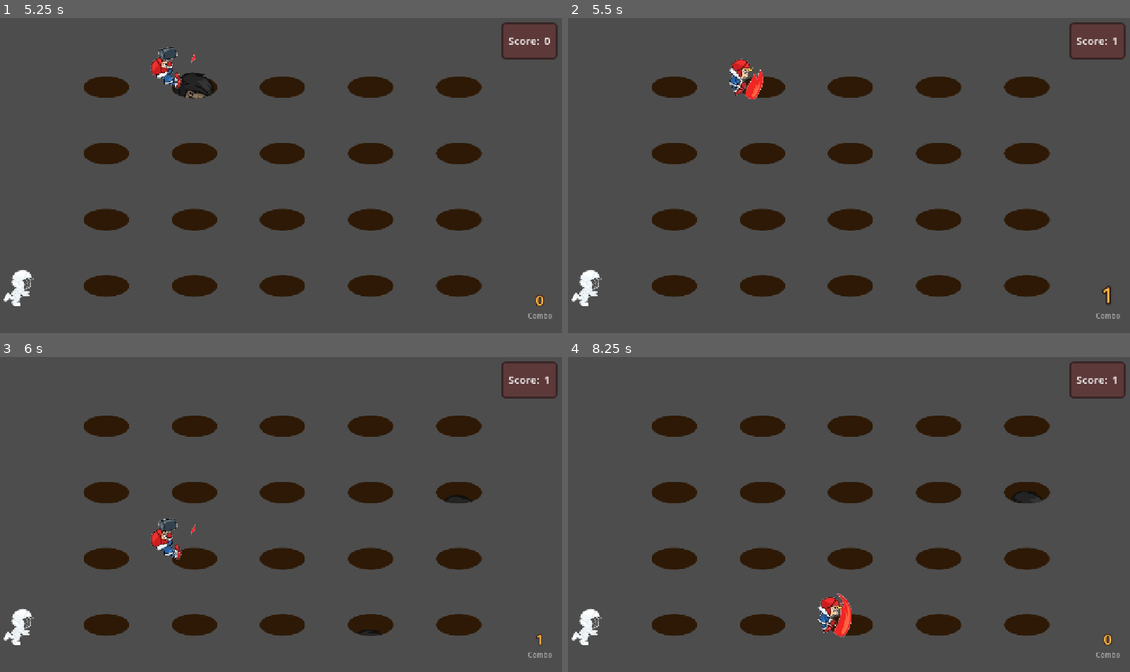
Above: before the commit, frames 1-4 (two rows, left to right).
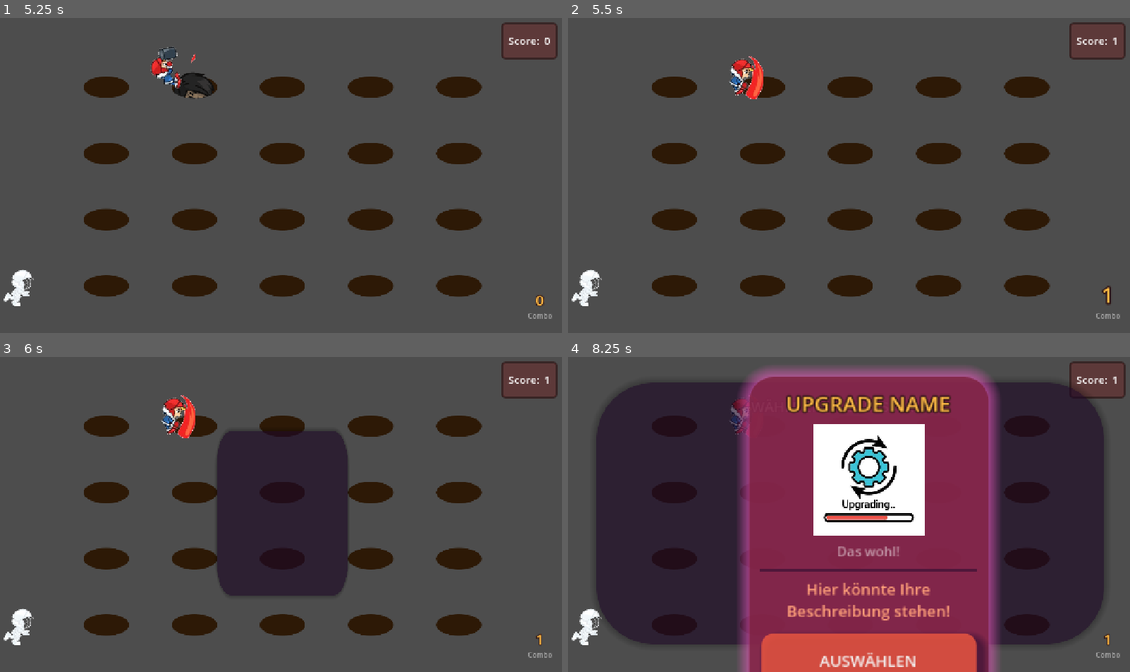
Above: after the commit, the same moments.

Repository: verdelite/whackamole
Game: Godot game, scene res://Scenes/WhackAMole/whack_a_mole_scene.tscn
Two runs of this game, one before a commit and one after it. Both use one fixed random seed, a clock stepped at 60 frames per second and the inputs below. Sound files missing from this copy of the repository are replaced by a short silence.
Inputs (mouse positions are in pixels of both pictures, inside the frame that each line leads up to):
- Up to frame 1 (5.25 s): move the mouse to (106, 77) at 0.52 s; click (106, 77) at 0.67 s; move the mouse to (106, 144) at 1.27 s; click (106, 144) at 1.42 s; move the mouse to (106, 210) at 2.02 s; click (106, 210) at 2.17 s; move the mouse to (106, 276) at 2.77 s; click (106, 276) at 2.92 s; move the mouse to (196, 77) at 3.52 s; click (196, 77) at 3.67 s; move the mouse to (196, 144) at 4.27 s; click (196, 144) at 4.42 s; move the mouse to (196, 77) at 5.02 s; click (196, 77) at 5.17 s
- Up to frame 2 (5.5 s): no input
- Up to frame 3 (6 s): move the mouse to (196, 549) at 5.77 s; click (196, 549) at 5.92 s
- Up to frame 4 (8.25 s): move the mouse to (764, 615) at 6.52 s; click (764, 615) at 6.67 s; click (686, 599) at 7.25 s, where only the run after the commit has a clickable "AUSWÄHLEN"; click (849, 596) at 8 s, where only the run after the commit has a clickable "AUSWÄHLEN"

Frame 1 is identical in both runs. In frame 2, 0.4% of the frame differs, in the area x 28-35%, y 12-27%; in frame 3, 12%; in frame 4, 76%, in the area x 5-97%, y 3-100%.

Commit message:
fixed upgrade_container tween position, upgrade_menu_container open and close, adjusted audiostreamplayers for pause, TODO: implement proper upgrades

Diff:
--- a/Scenes/WhackAMole/Character/character.tscn
+++ b/Scenes/WhackAMole/Character/character.tscn
@@ -114,12 +114,14 @@
 autoplay = "Idle"
 
 [node name="AudioStreamPlayer" type="AudioStreamPlayer" parent="."]
+process_mode = 3
 volume_db = -10.0
 script = ExtResource("3_lxyrs")
 audio_attack = Array[AudioStream]([ExtResource("4_3hxfo"), ExtResource("5_cqt42"), ExtResource("6_0rodp"), ExtResource("7_sxwyk"), ExtResource("8_hk6br"), ExtResource("9_4xnht"), ExtResource("10_flj0l")])
 audio_special = Array[AudioStream]([ExtResource("11_3hxfo")])
 
 [node name="AudioStreamPlayerWeapon" type="AudioStreamPlayer" parent="."]
+process_mode = 3
 volume_db = -10.0
 script = ExtResource("3_lxyrs")
 audio_hit = Array[AudioStream]([ExtResource("12_0rodp")])
--- a/Scenes/WhackAMole/UI/UpgradeContainer/upgrade_container.gd
+++ b/Scenes/WhackAMole/UI/UpgradeContainer/upgrade_container.gd
@@ -18,9 +18,12 @@
 
 @export var sound_hover: AudioStream
 @export var sound_select: AudioStream
+@export var sound_chosen: AudioStream
 
 @onready var audio_player: AudioStreamPlayer = $AudioStreamPlayer
 @onready var animation_player: AnimationPlayer = $AnimationPlayer
+
+var upgrade_disabled = false
 
 var ORIGINAL_POSITION: Vector2
 var TWEEN_OFFSET: Vector2 = Vector2(0.0, 600)
@@ -42,7 +45,7 @@
 
 
 func _on_mouse_entered():
-	if position != ORIGINAL_POSITION:
+	if position != ORIGINAL_POSITION or upgrade_disabled:
 		return
 	_hovered = true
 	var tween = Globals.new_tween()
@@ -52,21 +55,29 @@
 	audio_player.play()
 
 func _on_mouse_exited():
+	if animation_player.current_animation == "select_animation" or upgrade_disabled:
+		return
 	_hovered = false
 	var tween = Globals.new_tween()
 	tween.tween_property(self, "scale", Vector2(1.0, 1.0), SCALE_DURATION)
 	tween.tween_property(tween_stylebox, "shadow_color", SHADOW_COLOR, SCALE_DURATION)
 
 func _on_select_button_pressed():
+	upgrade_disabled = true
 	Globals.unlock_upgrade(upgrade_type)
 	audio_player.stream = sound_select
 	audio_player.play()
 	#close_upgrade_container()
 	select_upgrade_container()
 
-func close_upgrade_container():
-	animation_player.play("close_animation")
-	tween_close_animation()
+func close_upgrade_container(upgrade: Globals.UpgradeType):
+	#print("Caught new_upgrade signal and called close_upgrade_container")
+	upgrade_disabled = true
+	#if(upgrade_type != upgrade):
+	await get_tree().create_timer(0.1).timeout
+	if animation_player.current_animation != "select_animation":
+		animation_player.play("close_animation")
+		tween_close_animation()
 
 func select_upgrade_container():
 	animation_player.play("select_animation")
@@ -85,9 +96,18 @@
 	tween.tween_property(self, "position", ORIGINAL_POSITION, SCALE_DURATION*1.5)
 
 func tween_select_animation():
+	#await get_tree().create_timer(0.5).timeout
+	update_pivot_point()
 	var tween = Globals.new_tween()
-	tween.tween_property(self, "position", get_viewport_rect().size / 2 - pivot_offset, SCALE_DURATION)
+	tween.tween_property(self, "global_position", get_viewport_rect().size / 2 - update_pivot_point(), SCALE_DURATION*1.5)
 	Globals.unlock_upgrade(upgrade_type)
+	await get_tree().create_timer(SCALE_DURATION*2).timeout
+	audio_player.stream = sound_chosen
+	audio_player.play()
+
+func update_pivot_point() -> Vector2:
+	pivot_offset = get_rect().size/2.0
+	return pivot_offset
 
 func initialize_container():
 	await get_tree().create_timer(0.1).timeout
@@ -96,9 +116,8 @@
 	await get_tree().create_timer(0.1).timeout
 	position = ORIGINAL_POSITION + TWEEN_OFFSET / 4
 
-
-
 func _on_animation_player_animation_finished(anim_name):
-	if anim_name == "close_animation" or "select_animation":
-		#queue_free()
-		print(anim_name)
+	print("Animation finished: " + anim_name)
+	if anim_name == "select_animation":
+		#print("Queue free called for: " + anim_name)
+		Globals.close_menu.emit()
--- a/Scenes/WhackAMole/UI/UpgradeContainer/upgrade_container.tscn
+++ b/Scenes/WhackAMole/UI/UpgradeContainer/upgrade_container.tscn
@@ -1,10 +1,11 @@
-[gd_scene load_steps=22 format=3 uid="uid://6vfyrbclgw88"]
+[gd_scene load_steps=23 format=3 uid="uid://6vfyrbclgw88"]
 
 [ext_resource type="StyleBox" uid="uid://cwroadkc0dy2s" path="res://Scenes/WhackAMole/UI/UpgradeContainer/ui_stylebox_upgrade_container.tres" id="1_d16sn"]
 [ext_resource type="Script" uid="uid://sx56dr6ubwfa" path="res://Scenes/WhackAMole/UI/UpgradeContainer/upgrade_container.gd" id="2_6e6x3"]
 [ext_resource type="Texture2D" uid="uid://b1yisbhy1q6tb" path="res://AssetWIPs/update-icon.jpg" id="3_jj4by"]
 [ext_resource type="AudioStream" uid="uid://chgaspbnw88ex" path="res://Assets/Sound/ui_menu_button_scroll_05.wav" id="4_jj4by"]
 [ext_resource type="AudioStream" uid="uid://bfnqsu7sa1evx" path="res://Assets/Sound/ui_menu_button_scroll_03.wav" id="5_ctwbl"]
+[ext_resource type="AudioStream" uid="uid://b3gatk2qc56sj" path="res://Assets/Sound/collect_item_12.wav" id="6_ctwbl"]
 
 [sub_resource type="StyleBoxFlat" id="StyleBoxFlat_ks42o"]
 bg_color = Color(0.941176, 0.34902, 0.254902, 0.529412)
@@ -143,6 +144,7 @@
 
 [sub_resource type="Animation" id="Animation_3gl36"]
 resource_name = "select_animation"
+length = 2.0
 tracks/0/type = "value"
 tracks/0/imported = false
 tracks/0/enabled = true
@@ -150,10 +152,10 @@
 tracks/0/interp = 2
 tracks/0/loop_wrap = true
 tracks/0/keys = {
-"times": PackedFloat32Array(0, 0.5),
-"transitions": PackedFloat32Array(1, 1),
-"update": 0,
-"values": [Vector2(1, 1), Vector2(3, 3)]
+"times": PackedFloat32Array(0.5, 1),
+"transitions": PackedFloat32Array(1, 1),
+"update": 0,
+"values": [Vector2(1, 1), Vector2(1.75, 1.75)]
 }
 tracks/1/type = "value"
 tracks/1/imported = false
@@ -162,7 +164,7 @@
 tracks/1/interp = 2
 tracks/1/loop_wrap = true
 tracks/1/keys = {
-"times": PackedFloat32Array(0.233333, 0.7),
+"times": PackedFloat32Array(0.966667, 1.33333),
 "transitions": PackedFloat32Array(1, 1),
 "update": 0,
 "values": [Color(1, 1, 1, 1), Color(1, 1, 1, 0)]
@@ -188,6 +190,7 @@
 upgrade_image = ExtResource("3_jj4by")
 sound_hover = ExtResource("5_ctwbl")
 sound_select = ExtResource("4_jj4by")
+sound_chosen = ExtResource("6_ctwbl")
 
 [node name="MarginContainer" type="MarginContainer" parent="."]
 layout_mode = 2
--- a/Scenes/WhackAMole/UI/UpgradeMenu/upgrade_screen_menu.gd
+++ b/Scenes/WhackAMole/UI/UpgradeMenu/upgrade_screen_menu.gd
@@ -2,24 +2,45 @@
 
 @onready var animation_player: AnimationPlayer = %UIUpgradeAnimationPlayer
 @onready var control_node: Control = %ListUpgradeContainers
+@onready var audio_player: AudioStreamPlayer = $AudioStreamPlayer
 
 @export var template_upgrade: PackedScene = preload("res://Scenes/WhackAMole/UI/UpgradeContainer/upgrade_container.tscn")
+
+@export var audio_open: AudioStream
+@export var audio_close: AudioStream
+
 var spawned_upgrades: Array[Control] = []
+var NUM_UPGRADES = 3
 
 # Called when the node enters the scene tree for the first time.
 func _ready():
-	for i in 3:
-		var new_upgrade = template_upgrade.instantiate()
-		control_node.add_child(new_upgrade)
-		spawned_upgrades.append(new_upgrade)
+	spawn_upgrades()
 
 	Globals.level_up.connect(show_menu)
+	Globals.close_menu.connect(hide_menu)
 	print("Upgrade screen ready and connected!")
 
 func show_menu(new_level: int):
 	print("Signal caught for level: " +str(new_level))
+	audio_player.stream = audio_open
 	await get_tree().create_timer(0.5).timeout
+	audio_player.play()
 	animation_player.play("open_upgrade_screen")
+
+func hide_menu():
+	audio_player.stream = audio_close
+	audio_player.play()
+	for upgrade in spawned_upgrades:
+		upgrade.queue_free()
+	animation_player.play("close_upgrade_screen")
+	spawn_upgrades()
+
+func spawn_upgrades():
+	spawned_upgrades = []
+	for i in NUM_UPGRADES:
+		var new_upgrade = template_upgrade.instantiate()
+		control_node.add_child(new_upgrade)
+		spawned_upgrades.append(new_upgrade)
 
 func show_upgrades():
 	for upgrade in spawned_upgrades:
--- a/Scenes/WhackAMole/UI/UpgradeMenu/upgrade_screen_menu.tscn
+++ b/Scenes/WhackAMole/UI/UpgradeMenu/upgrade_screen_menu.tscn
@@ -1,6 +1,8 @@
-[gd_scene load_steps=8 format=3 uid="uid://dtvto1yg8h74j"]
+[gd_scene load_steps=11 format=3 uid="uid://dtvto1yg8h74j"]
 
 [ext_resource type="Script" uid="uid://dvn63ofclqe8q" path="res://Scenes/WhackAMole/UI/UpgradeMenu/upgrade_screen_menu.gd" id="1_qjlpm"]
+[ext_resource type="AudioStream" uid="uid://bpqbkxewrmgl2" path="res://Assets/Sound/collect_item_09.wav" id="2_vtbmt"]
+[ext_resource type="AudioStream" uid="uid://o6ey18eviawg" path="res://Assets/Sound/ui_menu_button_scroll_16.wav" id="3_vncva"]
 
 [sub_resource type="StyleBoxFlat" id="StyleBoxFlat_jkdsj"]
 content_margin_left = 16.0
@@ -153,9 +155,50 @@
 }]
 }
 
+[sub_resource type="Animation" id="Animation_qjlpm"]
+resource_name = "close_upgrade_screen"
+length = 0.500003
+tracks/0/type = "value"
+tracks/0/imported = false
+tracks/0/enabled = true
+tracks/0/path = NodePath(".:scale")
+tracks/0/interp = 2
+tracks/0/loop_wrap = true
+tracks/0/keys = {
+"times": PackedFloat32Array(-0.0333334, 0.366667),
+"transitions": PackedFloat32Array(1, 1),
+"update": 0,
+"values": [Vector2(1, 1), Vector2(0, 0.5)]
+}
+tracks/1/type = "value"
+tracks/1/imported = false
+tracks/1/enabled = true
+tracks/1/path = NodePath(".:pivot_offset")
+tracks/1/interp = 2
+tracks/1/loop_wrap = true
+tracks/1/keys = {
+"times": PackedFloat32Array(0),
+"transitions": PackedFloat32Array(1),
+"update": 0,
+"values": [Vector2(640, 360)]
+}
+tracks/2/type = "value"
+tracks/2/imported = false
+tracks/2/enabled = true
+tracks/2/path = NodePath("PanelContainer/VBoxContainer/UpgradeTitle:visible_characters")
+tracks/2/interp = 1
+tracks/2/loop_wrap = true
+tracks/2/keys = {
+"times": PackedFloat32Array(0, 0.1),
+"transitions": PackedFloat32Array(1, 1),
+"update": 0,
+"values": [50, 0]
+}
+
 [sub_resource type="AnimationLibrary" id="AnimationLibrary_tb2fu"]
 _data = {
 &"RESET": SubResource("Animation_ks42o"),
+&"close_upgrade_screen": SubResource("Animation_qjlpm"),
 &"hidden": SubResource("Animation_tb2fu"),
 &"open_upgrade_screen": SubResource("Animation_kmvpd")
 }
@@ -172,6 +215,8 @@
 theme_override_constants/margin_right = 64
 theme_override_constants/margin_bottom = 64
 script = ExtResource("1_qjlpm")
+audio_open = ExtResource("2_vtbmt")
+audio_close = ExtResource("3_vncva")
 
 [node name="PanelContainer" type="PanelContainer" parent="."]
 layout_mode = 2
@@ -210,3 +255,9 @@
 &"": SubResource("AnimationLibrary_tb2fu")
 }
 autoplay = "hidden"
+
+[node name="AudioStreamPlayer" type="AudioStreamPlayer" parent="."]
+stream = ExtResource("2_vtbmt")
+volume_db = -5.0
+
+[connection signal="animation_finished" from="UIUpgradeAnimationPlayer" to="." method="_on_ui_upgrade_animation_player_animation_finished"]
--- a/Scenes/WhackAMole/whack_a_mole_scene.tscn
+++ b/Scenes/WhackAMole/whack_a_mole_scene.tscn
@@ -20,6 +20,7 @@
 [node name="UIWhack" parent="CanvasLayer" instance=ExtResource("3_scv66")]
 
 [node name="AudioStreamPlayer" type="AudioStreamPlayer" parent="."]
+process_mode = 3
 stream = ExtResource("4_hero5")
 volume_db = -15.0
 autoplay = true
--- a/Scenes/globals.gd
+++ b/Scenes/globals.gd
@@ -24,9 +24,10 @@
 var upgrades_unlocked: Array[UpgradeType] = []
 
 signal new_upgrade
+signal close_menu
 signal level_up
 
-@export var SCORE_THRESHOLDS: Array[int] = [9, 99+3*99, 4*99+5*99, 9*99+7*99, 16*99+9*99, 25*99+11*99, 36*99+13*99, 49*99+15*99, 64*99+17*99, 9999]
+@export var SCORE_THRESHOLDS: Array[int] = [1, 3, 99+3*99, 4*99+5*99, 9*99+7*99, 16*99+9*99, 25*99+11*99, 36*99+13*99, 49*99+15*99, 64*99+17*99, 9999]
 #### Level 0: 99, Level 1: 396, Level 2: 891, Level 3: 1584, Level 4: 2475, Level 5: 3564, Level 6: 4851, Level 7: 6336, Level 8: 8019, Level 9: 101*99
 ## For most thresholds, the calculation equals (n^2)*99, although n=10 is the exception
 ## This calculation may be needed when implementing an Endless Mode
@@ -38,6 +39,7 @@
 
 func _ready():
 	CURRENT_THRESHOLD = SCORE_THRESHOLDS[CURRENT_LEVEL]
+	close_menu.connect(close_upgrade_menu)
 
 func update_level():
 	CURRENT_THRESHOLD = SCORE_THRESHOLDS[CURRENT_LEVEL]
@@ -62,3 +64,7 @@
 
 func check_upgrade(upgrade: UpgradeType) -> bool:
 	return upgrades_unlocked.has(UpgradeType)
+
+func close_upgrade_menu():
+	await get_tree().create_timer(0.5)
+	get_tree().paused = false
Not shown, added: Assets/Sound/collect_item_09.wav.import
Not shown, added: Assets/Sound/collect_item_12.wav.import
Not shown, added: Assets/Sound/ui_menu_button_scroll_16.wav.import
Not shown, added: Assets/Sound/collect_item_09.wav
Not shown, added: Assets/Sound/collect_item_12.wav
Not shown, added: Assets/Sound/ui_menu_button_scroll_16.wav
